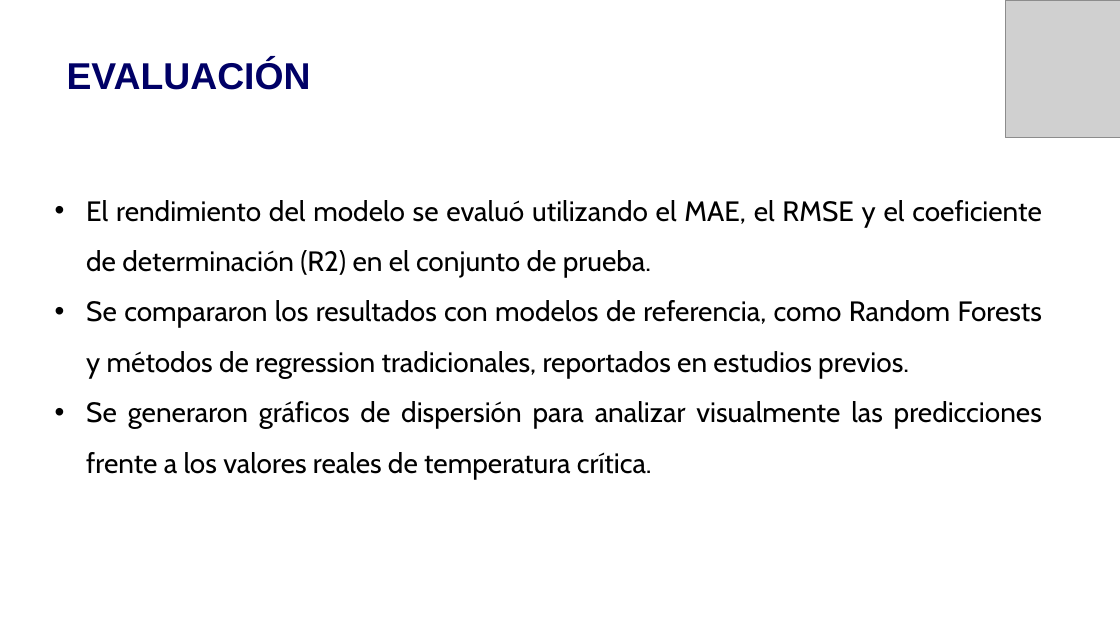
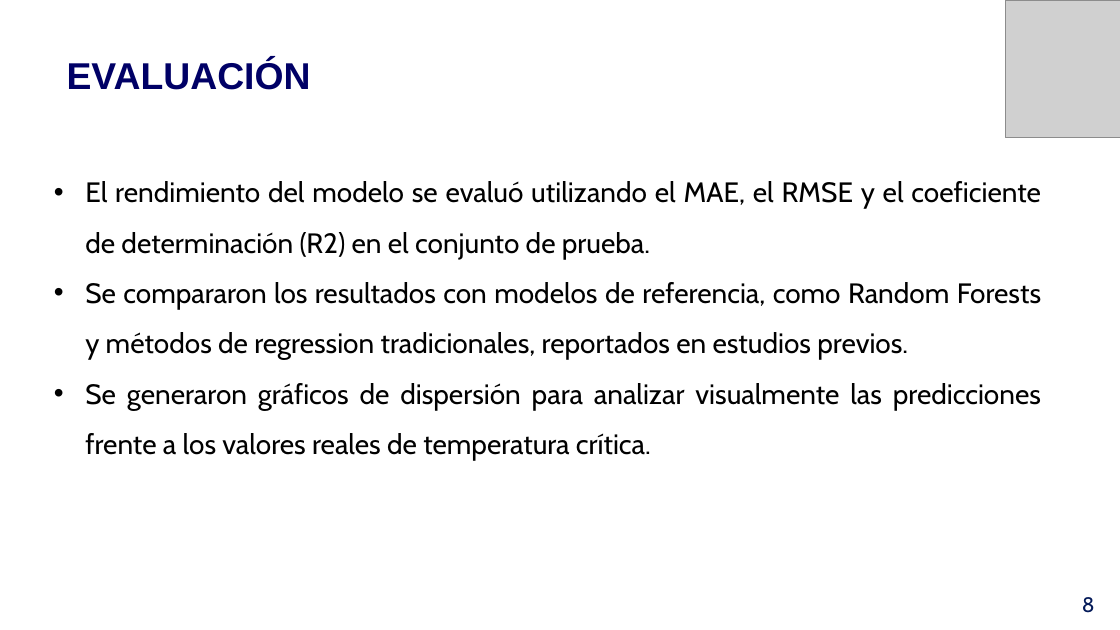
Before and after one commit to DavidGaeta/icd2024, a slide deck: slide 9 of Proyect/Presentación/SUPERCONDUCTORES.pptx (slide 13 before the commit). Drawn at 1120x630 pixels with LibreOffice and Linux fonts; fonts in the diff are those of the drawing; grey boxes stand for pictures; background and template pictures are left out. Boxes give left, top, right and bottom in pixels: in the first picture for what was removed or moved away, otherwise in the second. Text is boxed around its words. In the diff, an @@ line names an element or a change of style, - is before the commit and + after.

```diff
--- a/Proyect/Presentación/SUPERCONDUCTORES.pptx
+++ b/Proyect/Presentación/SUPERCONDUCTORES.pptx
@@ text "El rendimiento del modelo se ...": place and size @@
-text "El rendimiento del modelo se ..." at box(86, 200, 1042, 479)
+text "El rendimiento del modelo se ..." at box(85, 181, 1041, 461)
@@ text added at box(1082, 597, 1095, 613), 18 pt, text #041A59 @@
+8
```
Also in this commit, not shown: 7 other slides changed, 4 slides added, 7 slides removed.
